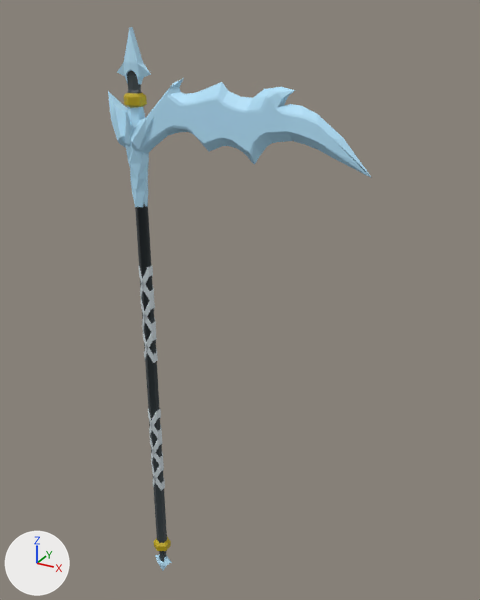
The FBX model Assets/Imported/PurePoly/Free Fantasy RPG Weapons/Meshes/PP_Theme_04_Scythe_001.fbx: old version first, new version second.
Rendered twice from a 50 mm lens placed at (-9.878, -1.802, 16.513), pointed at (-10.793, -0.138, 15.68). The lights are fixed; the arrows at lower left show +X, +Y and +Z. The older version comes first. Where no turn or scale is listed for an object, it has been applied to the vertices.

The older version as bpy lines, for what is in view:
```python
me_cube_690 = bpy.data.meshes.new('Cube.690')
me_cube_690.from_pydata(...)  # 802 vertices, 850 faces; spans x -0.1..0.71, y -0.06..0.04, z -1.11..0.86
me_cube_690.materials.append(mat_pp_standard_material_001)  # picture img_pp_color_palette_png
ob_pp_theme_04_scythe_001 = bpy.data.objects.new('PP_Theme_04_Scythe_001', me_cube_690)
ob_pp_theme_04_scythe_001.location = (-11.088, -0.223, 15.607)
```
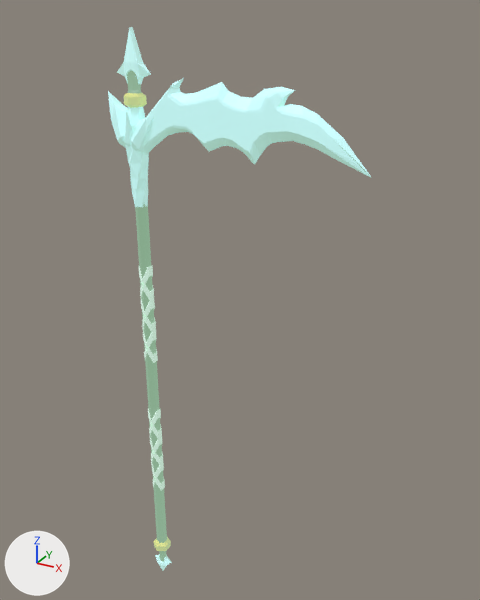
The newer file is also turned or shifted as a whole; pictures and numbers use the older file's frame.

What changed in the scene script:
```text
Add mat_pp_standard_material:
    mat_pp_standard_material = principled_material('PP_Standard_Material')
    mat_pp_standard_material.texture = img_pp_color_palette_png
    mat_pp_standard_material.roughness = 0.553
    mat_pp_standard_material.emission_color = (0.228, 0.387, 0.248)  # greyish green #83a788
    mat_pp_standard_material.emission_strength = 1.0
Change me_cube_690:
    where me_cube_690.from_pydata(...)  # 802 vertices, 850 faces; spans x -0.1..0.71, y -0.06..0.04, z -1.11..0.86
    remove me_cube_690.materials.append(mat_pp_standard_material_001)  # picture img_pp_color_palette_png
    add me_cube_690.materials.append(mat_pp_standard_material)  # picture img_pp_color_palette_png, glowing greyish green #83a788
```

Pixel boxes (x1, y1, x2, y2) of what changed, in the pictures (480 x 600 px):
'PP_Theme_04_Scythe_001', recoloured
    both: (108, 27, 372, 570)
